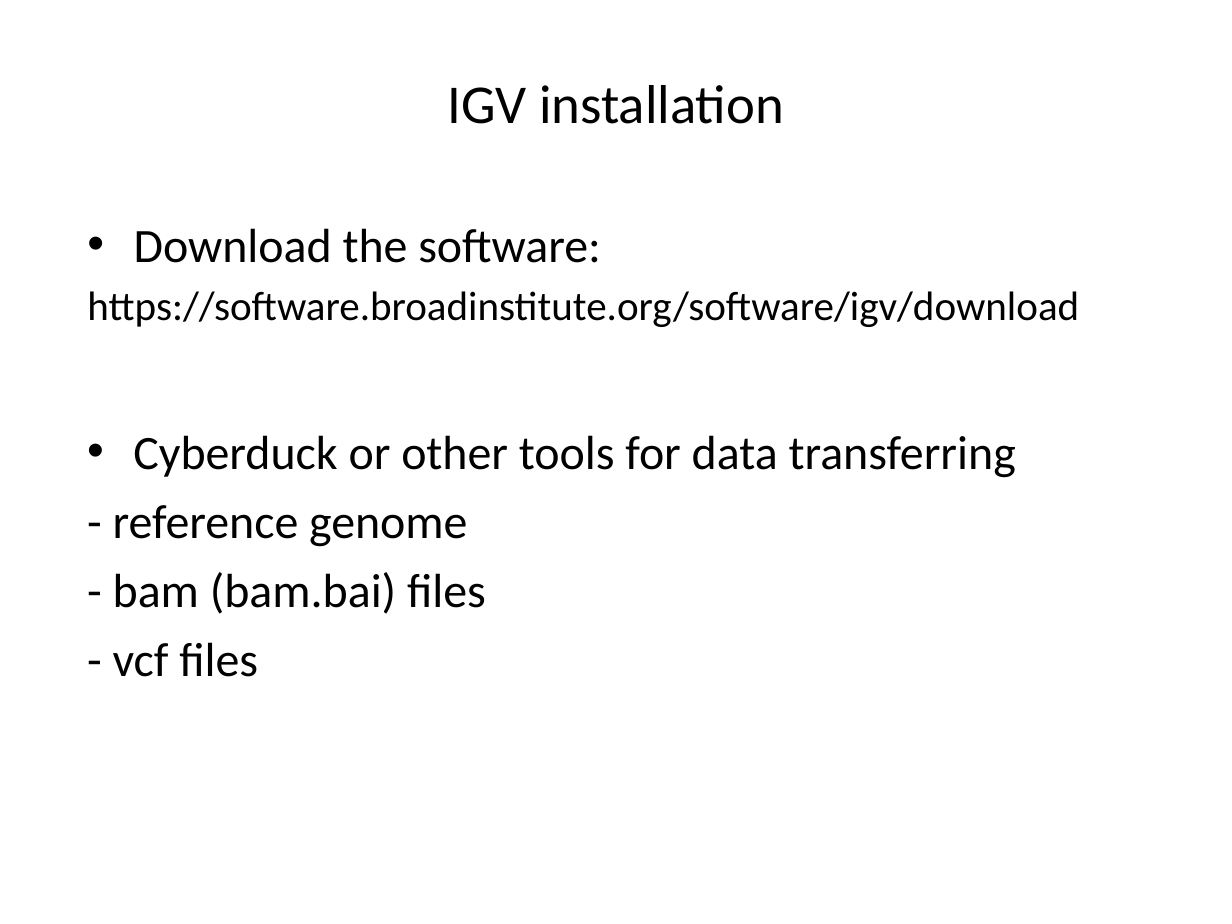
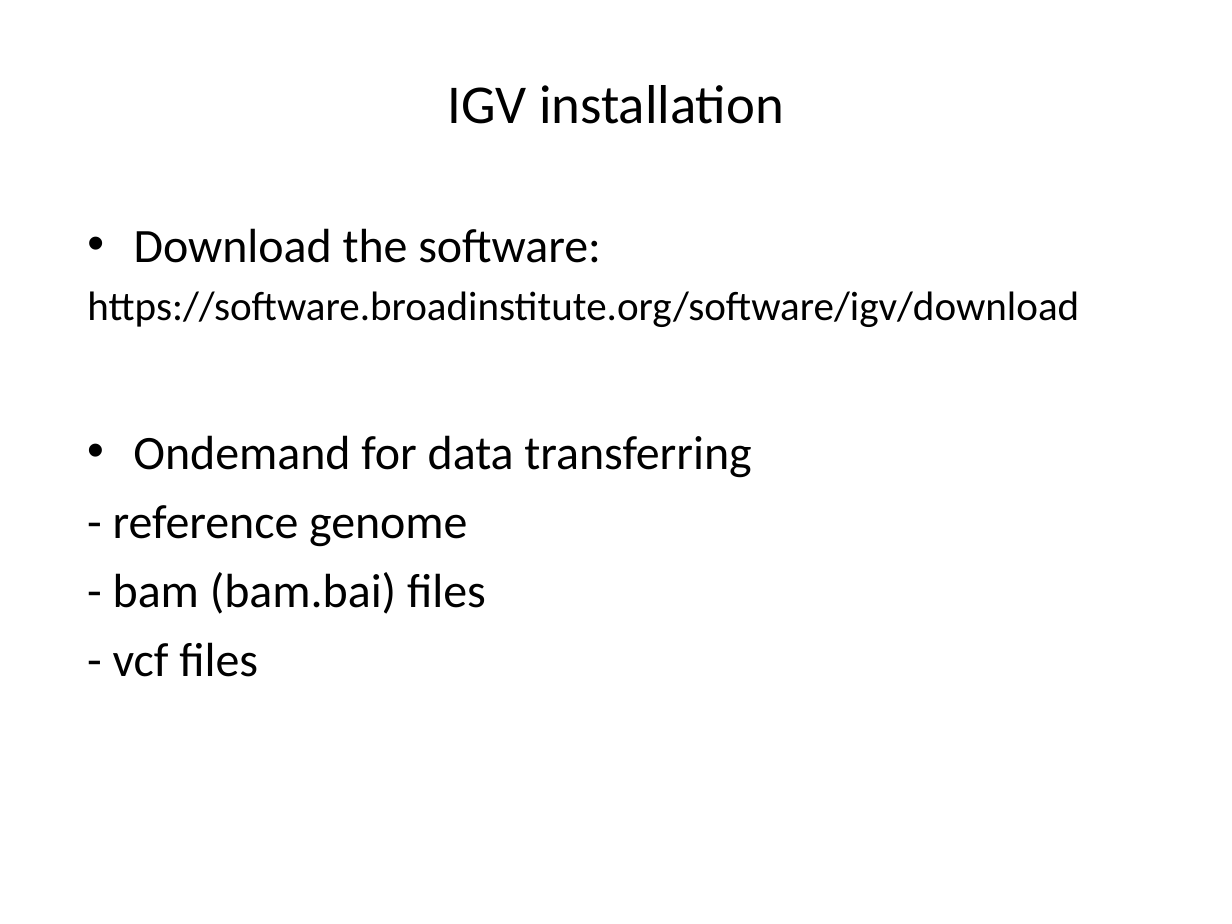
Before and after one commit to liu3zhenlab/teaching, a slide deck: slide 13 of PLPTH813Bioinformatis/2023/labs/lab06_variants.pptx (slide 14 before the commit). Drawn at 1232x924 pixels with LibreOffice and Linux fonts; fonts in the diff are those of the drawing. Boxes give left, top, right and bottom in pixels: in the first picture for what was removed or moved away, otherwise in the second. Text is boxed around its words. In the diff, an @@ line names an element or a change of style, - is before the commit and + after.

```diff
--- a/PLPTH813Bioinformatis/2023/labs/lab06_variants.pptx
+++ b/PLPTH813Bioinformatis/2023/labs/lab06_variants.pptx
@@ text at bbox=[133, 435, 751, 478]: text changed @@
-• Cyberduck or other tools for data transferring
+• Ondemand for data transferring
```
Also in this commit, not shown: 7 other slides changed, 1 slide removed, 4 other files.
